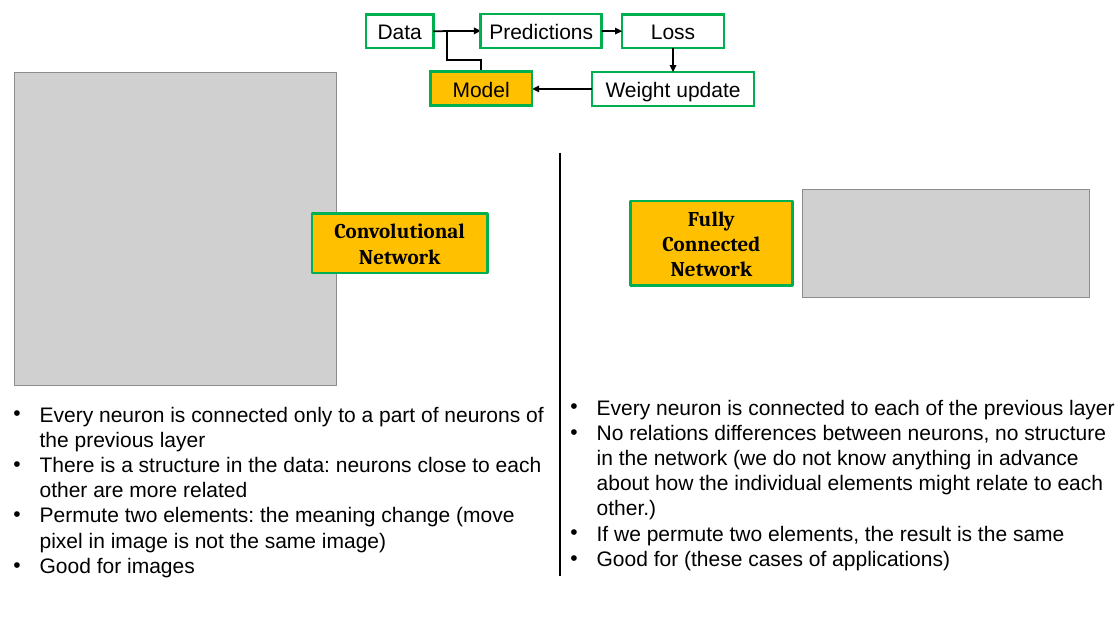
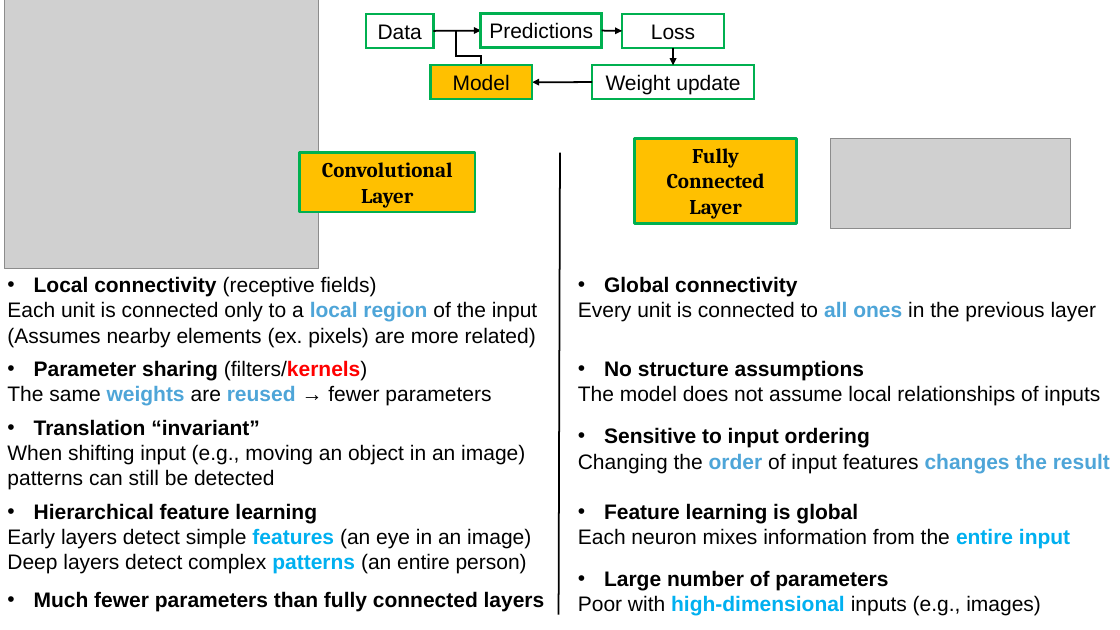
Before and after one commit to Nemenick/FCA_DeepNeuralNework-with-TensorFlow, a slide deck: slide 5 of _SNS_DeepNeuralNework with TensorFlow_lezione.pptx (slide 4 before the commit). Drawn at 1120x630 pixels with LibreOffice and Linux fonts; fonts in the diff are those of the drawing; grey boxes stand for pictures. Boxes give left, top, right and bottom in pixels: in the first picture for what was removed or moved away, otherwise in the second. Text is boxed around its words. In the diff, an @@ line names an element or a change of style, - is before the commit and + after.

```diff
--- a/_SNS_DeepNeuralNework with TensorFlow_lezione.pptx
+++ b/_SNS_DeepNeuralNework with TensorFlow_lezione.pptx
@@ picture added at <box>4,0,318,268</box> @@
@@ elbow arrow moved from (481, 72) - (481, 31) to (481, 66) - (481, 30) @@
@@ arrow moved from (673, 48) - (673, 72) to (673, 48) - (673, 66) @@
@@ picture removed at <box>14,73,336,386</box> @@
@@ 3 rectangles, 1 arrow: place and size @@
-3 rectangles, 1 arrow at <box>430,71,755,106</box>
+3 rectangles, 1 arrow at <box>430,65,755,99</box>
@@ rectangle "Fully": place and size @@
-rectangle "Fully" at <box>631,201,793,286</box>
+rectangle "Fully" at <box>635,139,797,223</box>
@@ picture: place and size @@
-picture at <box>802,189,1090,297</box>
+picture at <box>831,139,1070,229</box>
@@ rectangle "Convolutional Layer": place and size @@
-rectangle "Convolutional Layer" at <box>312,213,487,273</box>
+rectangle "Convolutional Layer" at <box>300,153,476,213</box>
@@ text in rectangle at <box>322,162,453,208</box>: text changed @@
-Convolutional Network
+Convolutional Layer
@@ line moved from (560, 153) - (560, 576) to (560, 153) - (559, 615) @@
@@ text in rectangle at <box>667,173,765,219</box>: text changed @@
-Connected Network
+Connected Layer
@@ text added at <box>7,276,545,612</box>, 18 pt, text #000000 @@
+• Local connectivity (receptive fields)
+Each unit is connected only to a local region of the input
+(Assumes nearby elements (ex. pixels) are more related)
+• Parameter sharing (filters/kernels)
+The same weights are reused → fewer parameters
+• Translation “invariant”
+When shifting input (e.g., moving an object in an image)
+patterns can still be detected
+• Hierarchical feature learning
+Early layers detect simple features (an eye in an image)
+Deep layers detect complex patterns (an entire person)
+• Much fewer parameters than fully connected layers
@@ text added at <box>578,276,1110,616</box>, 18 pt, text #000000 @@
+• Global connectivity
+Every unit is connected to all ones in the previous layer
+• No structure assumptions
+The model does not assume local relationships of inputs
+• Sensitive to input ordering
+Changing the order of input features changes the result
+• Feature learning is global
+Each neuron mixes information from the entire input
+• Large number of parameters
+Poor with high-dimensional inputs (e.g., images)
@@ text removed at <box>40,406,543,577</box> @@
-• Every neuron is connected only to a part of neurons of the previous layer
-• There is a structure in the data: neurons close to each other are more related
-• Permute two elements: the meaning change (move pixel in image is not the same image)
-• Good for images
@@ text removed at <box>597,399,1114,570</box> @@
-• Every neuron is connected to each of the previous layer
-• No relations differences between neurons, no structure in the network (we do not know anything in advance about how the individual elements might relate to each other.)
-• If we permute two elements, the result is the same
-• Good for (these cases of applications)
```
Also in this commit, not shown: 7 other slides changed, 8 other files.
